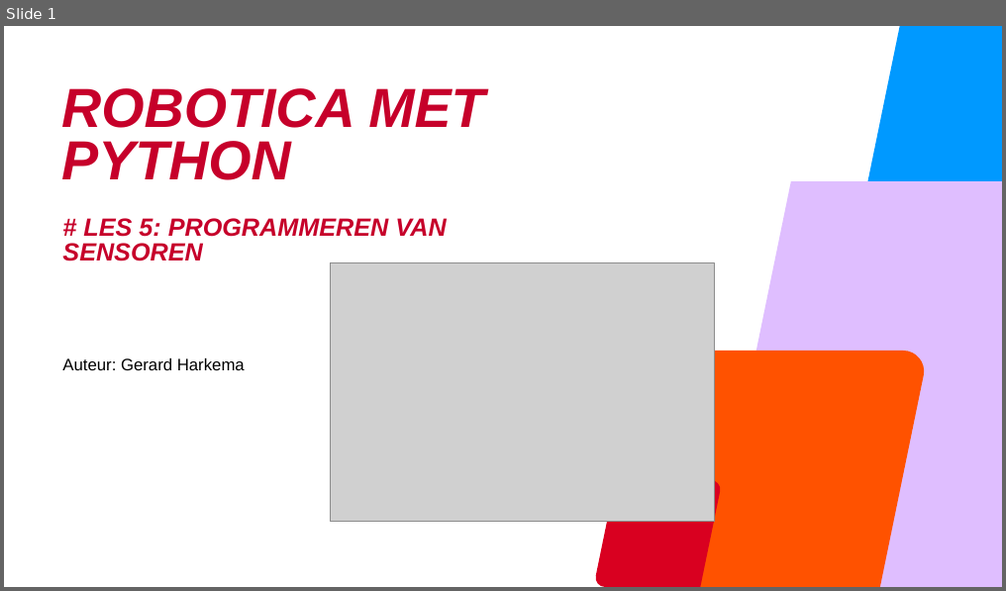
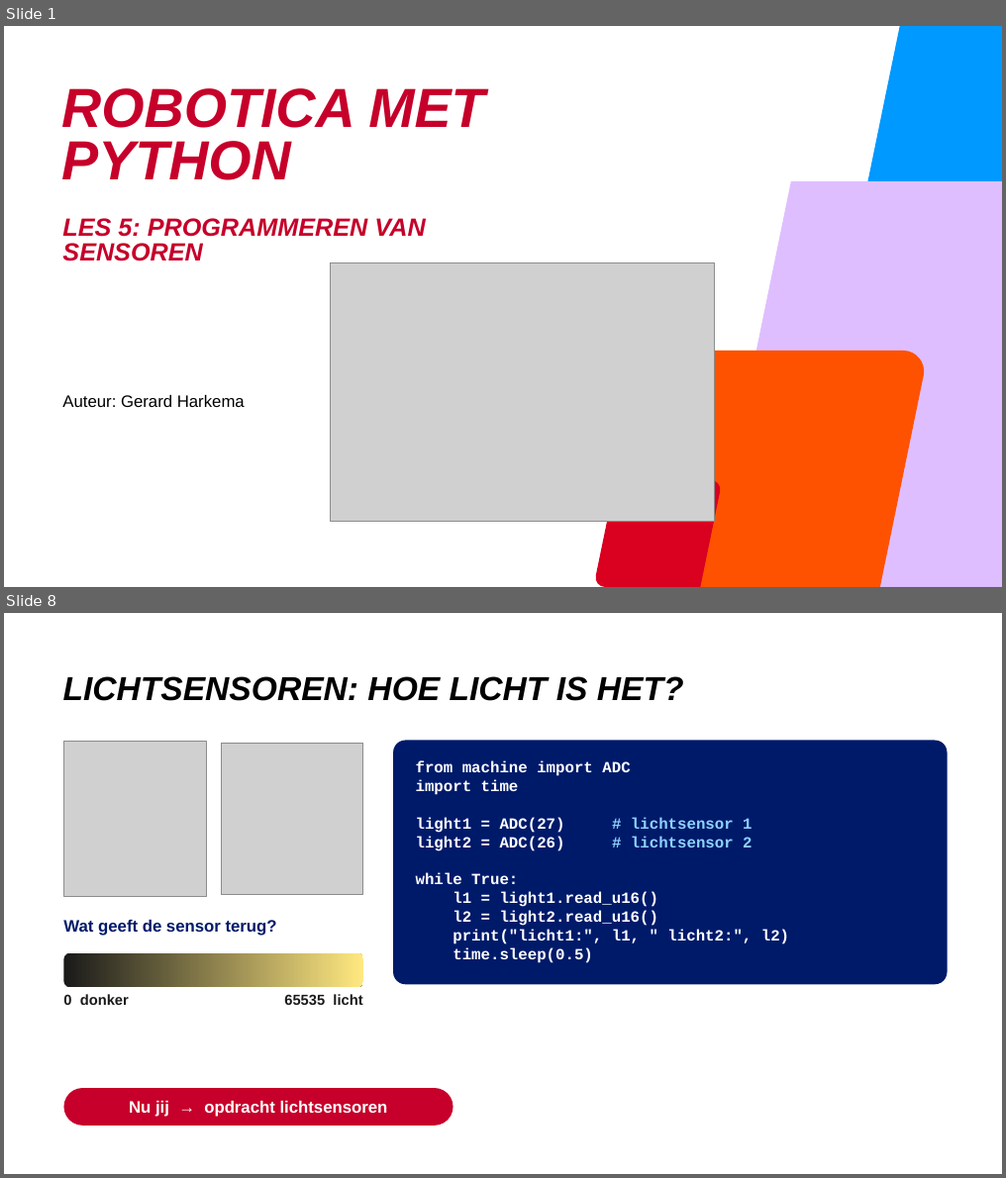
Before and after one commit to AvansMechatronica/vabokCursusRoboticaMetPython, a slide deck: presentaties/les5.pptx. Shown one above the other, each under a label of ours: slide 1 before the commit, slides 1 and 8 after it; the slides between them are not shown. The pictures are 1006x591 and 1006x1178 pixels, drawn with LibreOffice and Linux fonts; fonts in the diff are those of the drawing; grey boxes stand for pictures; background and template pictures are left out. Boxes give left, top, right and bottom in pixels: in the first picture for what was removed or moved away, otherwise in the second. Text is boxed around its words. In the diff, an @@ line names an element or a change of style, - is before the commit and + after.

```diff
--- a/presentaties/les5.pptx
+++ b/presentaties/les5.pptx
@@ slide 8 added at (4, 613, 1002, 1174), background #FFFFFF @@
@@ title added at (63, 676, 684, 701), 32 pt, text #000000, bold, italic @@
+LICHTSENSOREN: HOE LICHT IS HET?
@@ picture added at (63, 741, 206, 897) @@
@@ picture added at (221, 743, 363, 894) @@
@@ rounded rectangle added at (393, 741, 947, 984), fill #001A6A, 15 pt, text #FFFFFF, bold @@
+from machine import ADC
+import time
+light1 = ADC(27) # lichtsensor 1
+light2 = ADC(26) # lichtsensor 2
+while True:
+l1 = light1.read_u16()
+l2 = light2.read_u16()
+print("licht1:", l1, " licht2:", l2)
+time.sleep(0.5)
@@ text added at (63, 920, 277, 936), 16 pt, text #001A6A, bold @@
+Wat geeft de sensor terug?
@@ rounded rectangle added at (63, 954, 363, 987), fill gradient #1A1A1A to #FFE880 @@
@@ text added at (63, 994, 129, 1005), 14 pt, text #1A1A1A, bold @@
+0 donker
@@ text added at (284, 994, 362, 1005), 14 pt, text #1A1A1A, bold @@
+65535 licht
@@ rounded rectangle added at (63, 1088, 453, 1126), fill #C6002A, 16 pt, text #FFFFFF, bold @@
+Nu jij → opdracht lichtsensoren
@@ slide 1 changed as well @@
@@ text at (62, 218, 425, 262): text changed @@
-# LES 5: PROGRAMMEREN VAN SENSOREN
+LES 5: PROGRAMMEREN VAN SENSOREN
```
Also in this commit, not shown: 18 other slides added, 6 slides removed, 21 other files.
